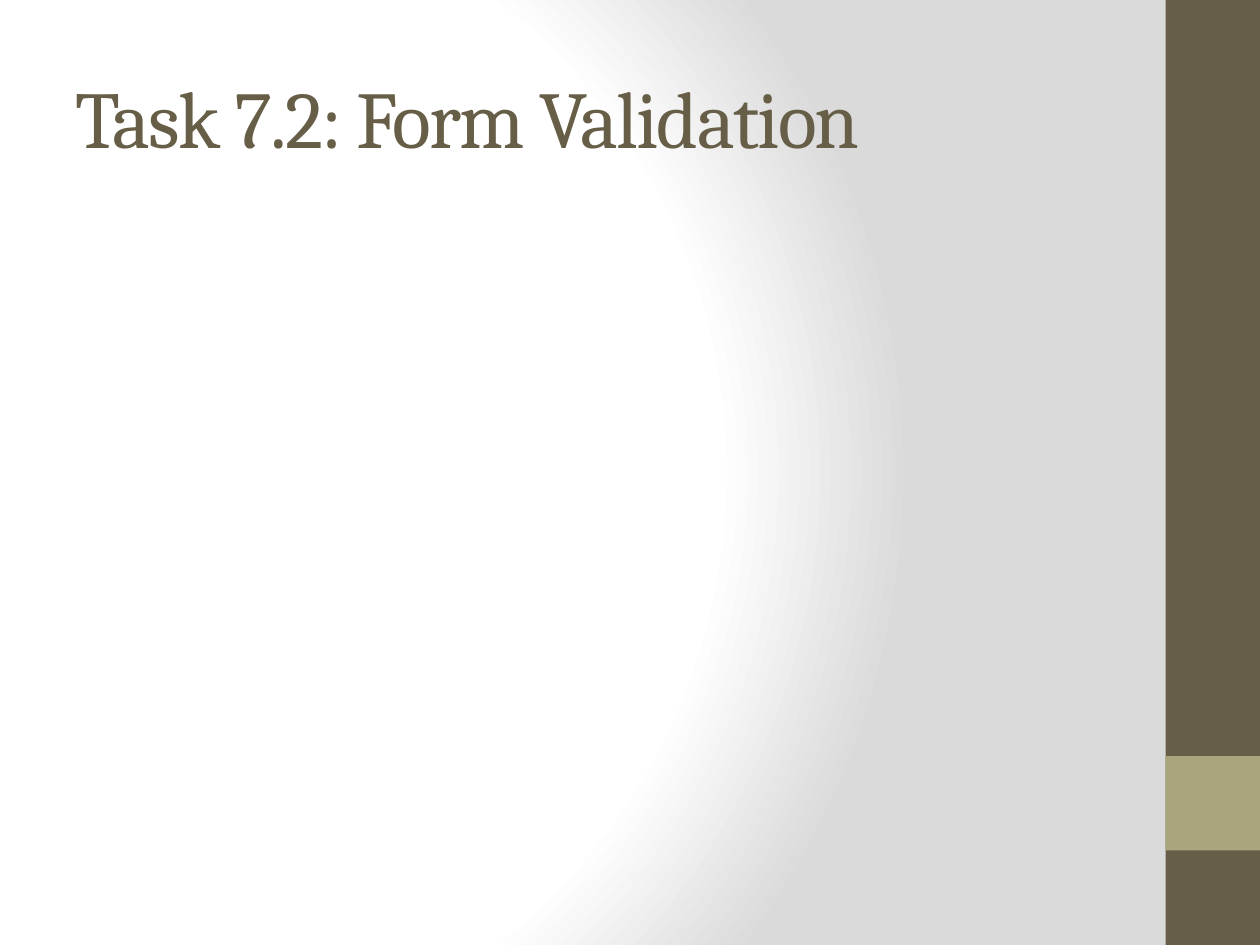
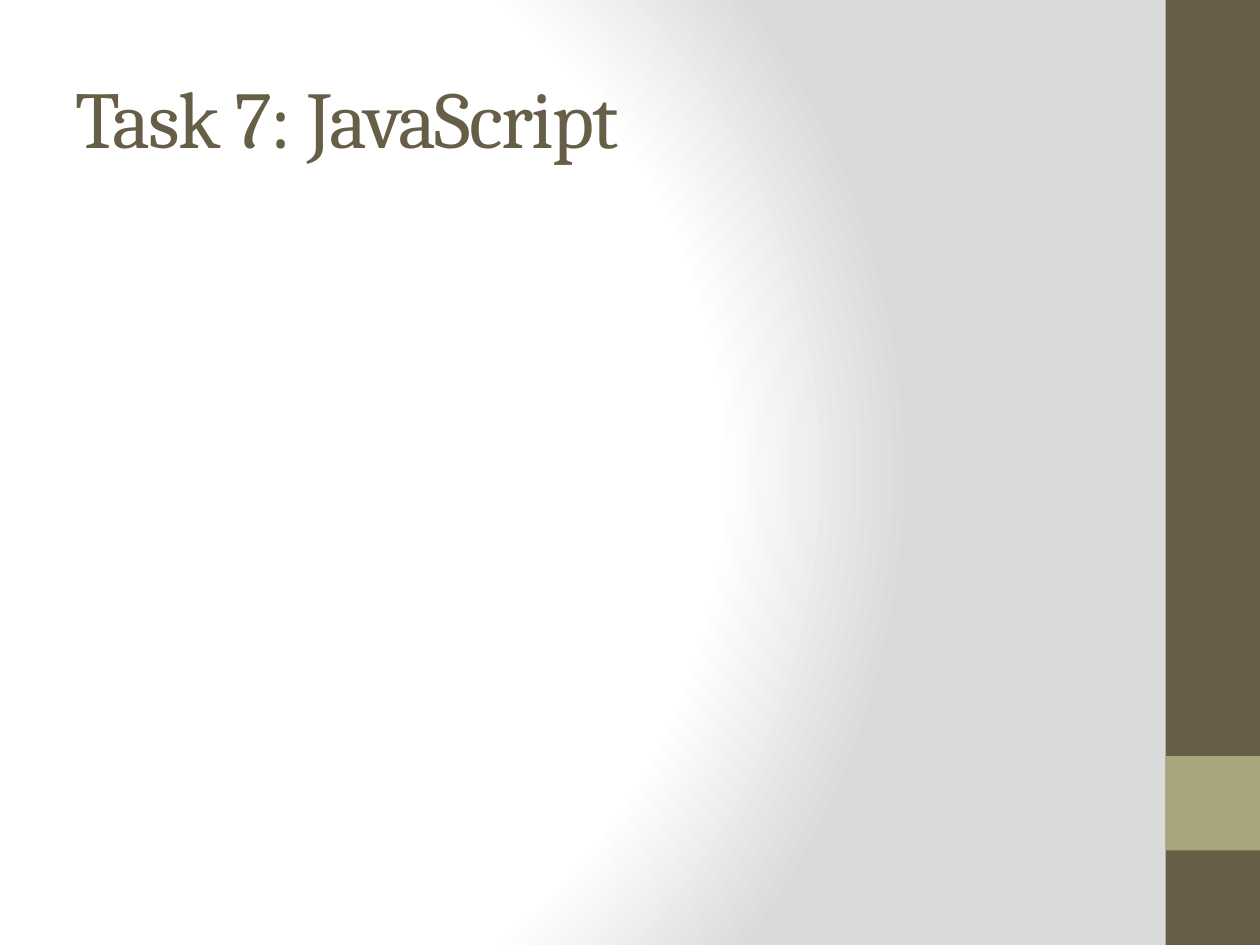
Before and after one commit to kochm8/ch.bfh.bti7054.w2014.p.beerwebshop, a slide deck: slide 10 of doc/Präsentation.pptx (slide 7 before the commit). Drawn at 1260x945 pixels with LibreOffice and Linux fonts; fonts in the diff are those of the drawing. Boxes give left, top, right and bottom in pixels: in the first picture for what was removed or moved away, otherwise in the second. Text is boxed around its words. In the diff, an @@ line names an element or a change of style, - is before the commit and + after.

```diff
--- a/doc/Präsentation.pptx
+++ b/doc/Präsentation.pptx
@@ title at (76, 92, 618, 165): text changed @@
-Task 7.2: Form Validation
+Task 7: JavaScript
```
Also in this commit, not shown: 4 other slides changed, 7 slides added, 1 slide removed, 1 other file.
